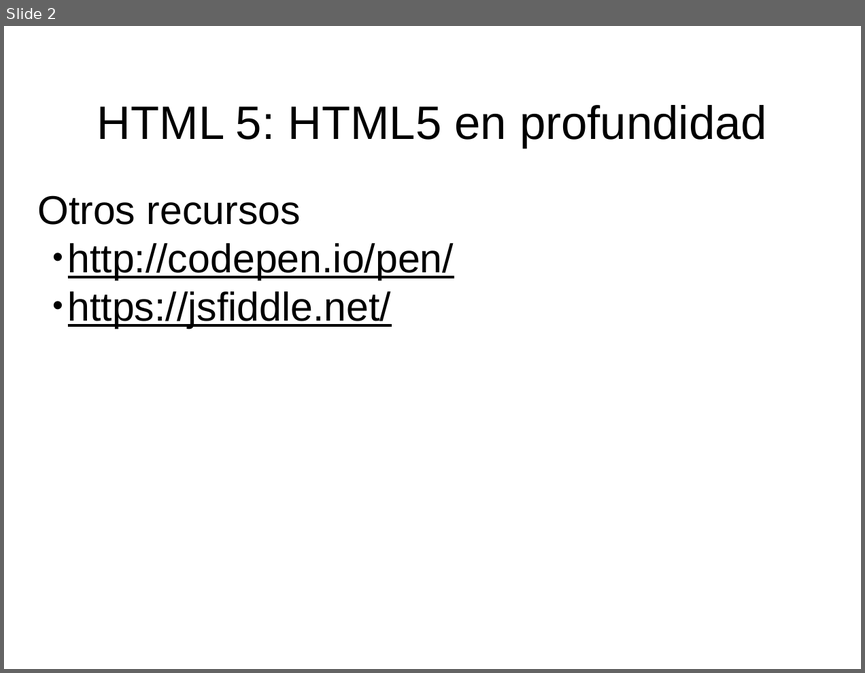
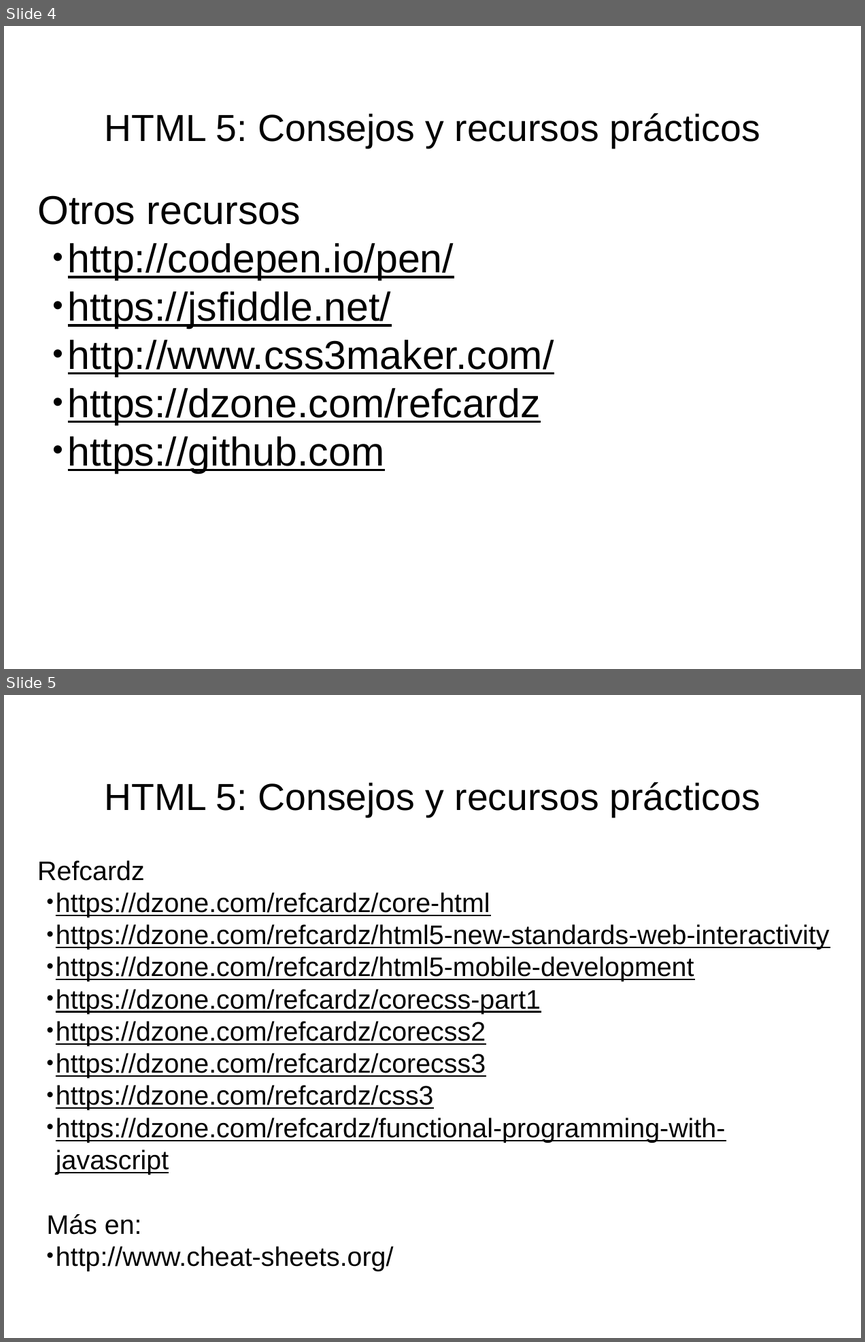
Before and after one commit to fitamix/HTML5, a slide deck: Tema6/Tema6-Presentacion.ppt. Shown one above the other, each under a label of ours: slide 2 before the commit, slides 4 and 5 after it. The pictures are 865x673 and 865x1342 pixels, drawn with LibreOffice and Linux fonts; fonts in the diff are those of the drawing. Boxes give left, top, right and bottom in pixels: in the first picture for what was removed or moved away, otherwise in the second. Text is boxed around its words. In the diff, an @@ line names an element or a change of style, - is before the commit and + after.

```diff
--- a/Tema6/Tema6-Presentacion.ppt
+++ b/Tema6/Tema6-Presentacion.ppt
@@ slide 5 added at [4, 695, 861, 1338], background #FFFFFF @@
@@ title added at [105, 782, 760, 817], 45 pt, text #000000 @@
+HTML 5: Consejos y recursos prácticos
@@ subtitle added at [37, 860, 830, 1271], 32 pt, text #000000, underline @@
+Refcardz
+  • https://dzone.com/refcardz/core-html
+  • https://dzone.com/refcardz/html5-new-standards-web-interactivity
+  • https://dzone.com/refcardz/html5-mobile-development
+  • https://dzone.com/refcardz/corecss-part1
+  • https://dzone.com/refcardz/corecss2
+  • https://dzone.com/refcardz/corecss3
+  • https://dzone.com/refcardz/css3
+  • https://dzone.com/refcardz/functional-programming-with-javascript
+  Más en:
+  • http://www.cheat-sheets.org/
@@ what was slide 2 is now slide 4 @@
@@ slide 4 changed as well @@
@@ title at [105, 113, 760, 148]: text changed; size 56 to 45 pt @@
-HTML 5: HTML5 en profundidad
+HTML 5: Consejos y recursos prácticos
@@ subtitle at [68, 339, 554, 473]: paragraphs added @@
+  • http://www.css3maker.com/
+  • https://dzone.com/refcardz
+  • https://github.com
```
Also in this commit, not shown: 1 other slide changed, 3 other slides added, 12 other files.
